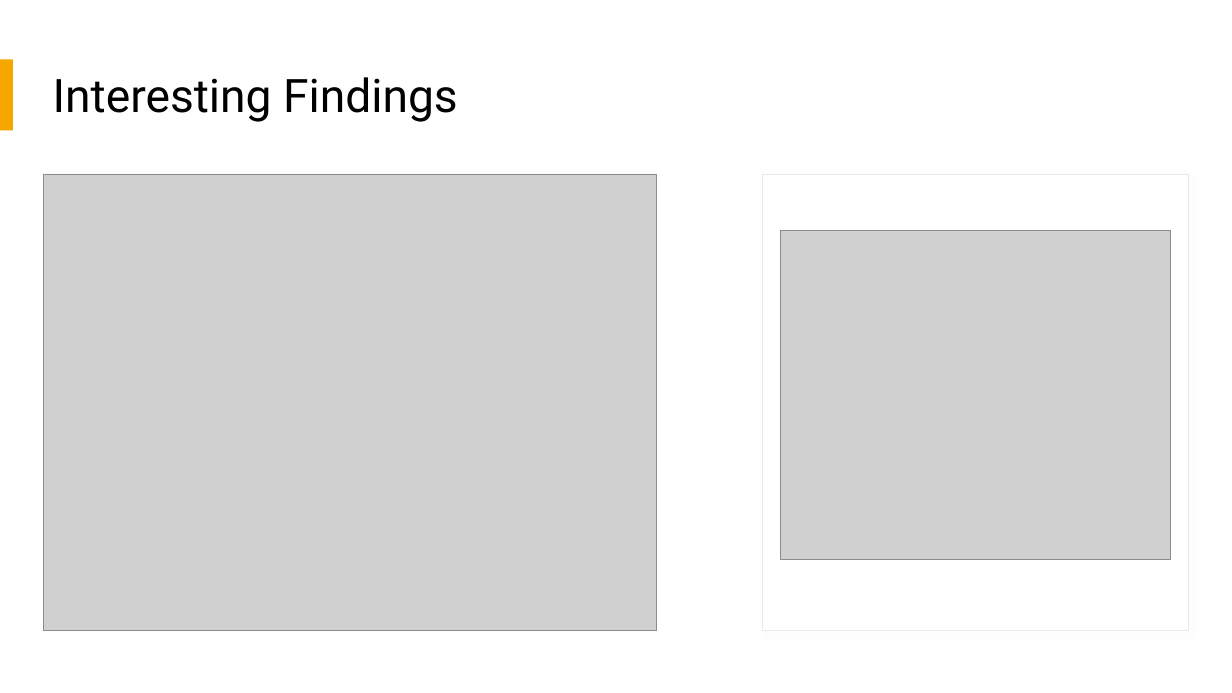
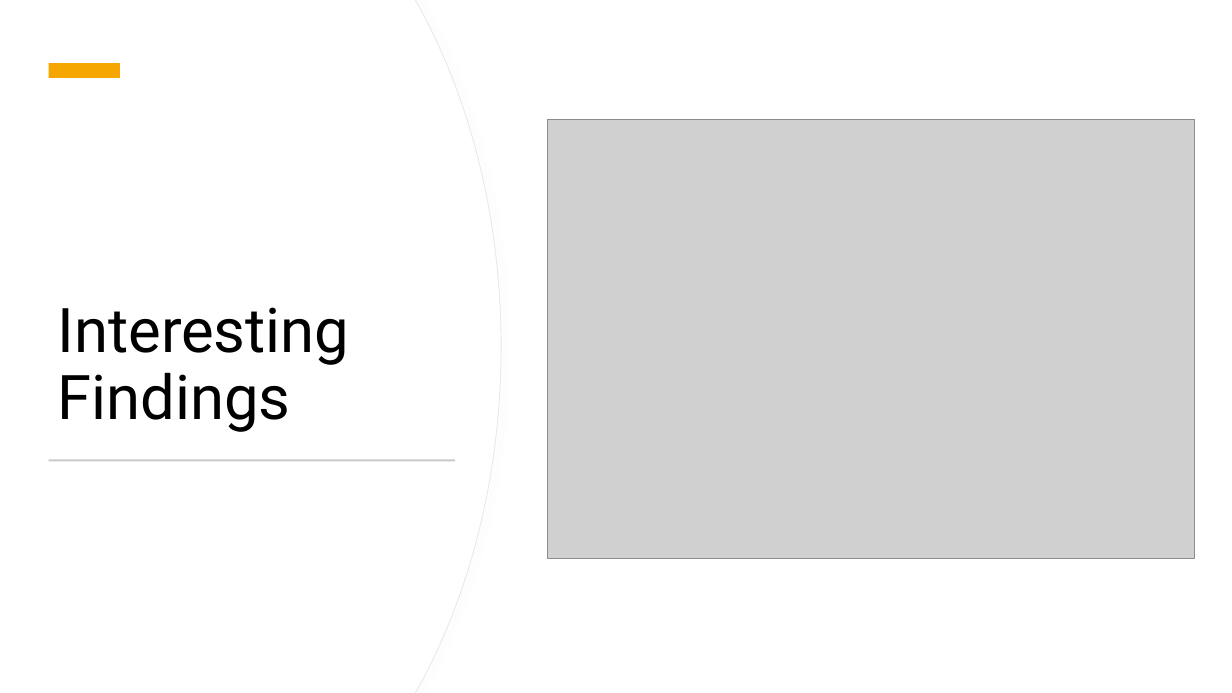
Before and after one commit to CecilyGriffin/CrimeVSCOVID-KC, a slide deck: slide 7 of ETL PROJECT POWERPOINT.pptx. Drawn at 1232x693 pixels with LibreOffice and Linux fonts; fonts in the diff are those of the drawing; grey boxes stand for pictures. Boxes give left, top, right and bottom in pixels: in the first picture for what was removed or moved away, otherwise in the second. Text is boxed around its words. In the diff, an @@ line names an element or a change of style, - is before the commit and + after.

```diff
--- a/ETL PROJECT POWERPOINT.pptx
+++ b/ETL PROJECT POWERPOINT.pptx
@@ freeform shape added at [0, 0, 501, 693], fill #FFFFFF, outline #E9E9E9 0.75 pt @@
@@ freeform shape added at [0, 0, 500, 693], fill #FFFFFF @@
@@ rectangle removed at [0, 59, 13, 130] @@
@@ rectangle added at [49, 63, 120, 78], fill #F5A700 @@
@@ title "Interesting Findings": place and size @@
-title "Interesting Findings" at [53, 77, 458, 122]
+title "Interesting Findings" at [58, 307, 350, 432]
@@ title "Interesting Findings" at [58, 307, 350, 432]: size 36 to 48 pt; vertical alignment middle to bottom @@
@@ picture added at [547, 119, 1195, 558] @@
@@ picture removed at [43, 174, 657, 630] @@
@@ rectangle removed at [762, 174, 1189, 630] @@
@@ picture removed at [781, 231, 1171, 560] @@
@@ rectangle added at [49, 459, 456, 461], fill #C9C9C9 @@
```
Also in this commit, not shown: 3 other slides changed, 2 slides added, 1 slide removed, 6 other files.
